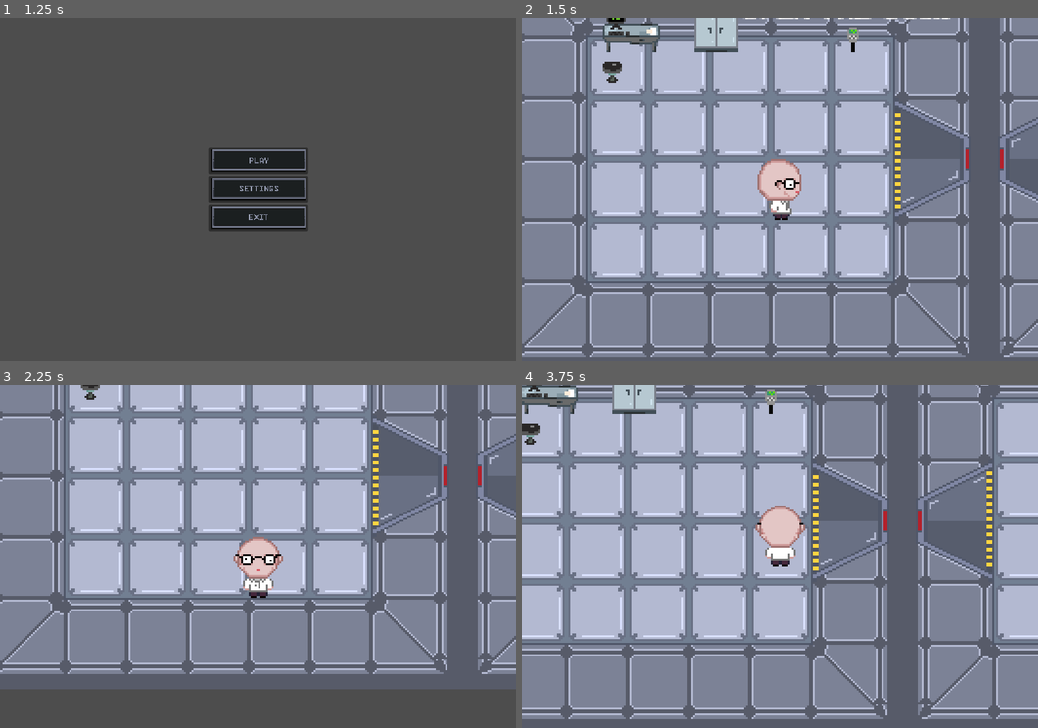
Above: before the commit, frames 1-4 (two rows, left to right).
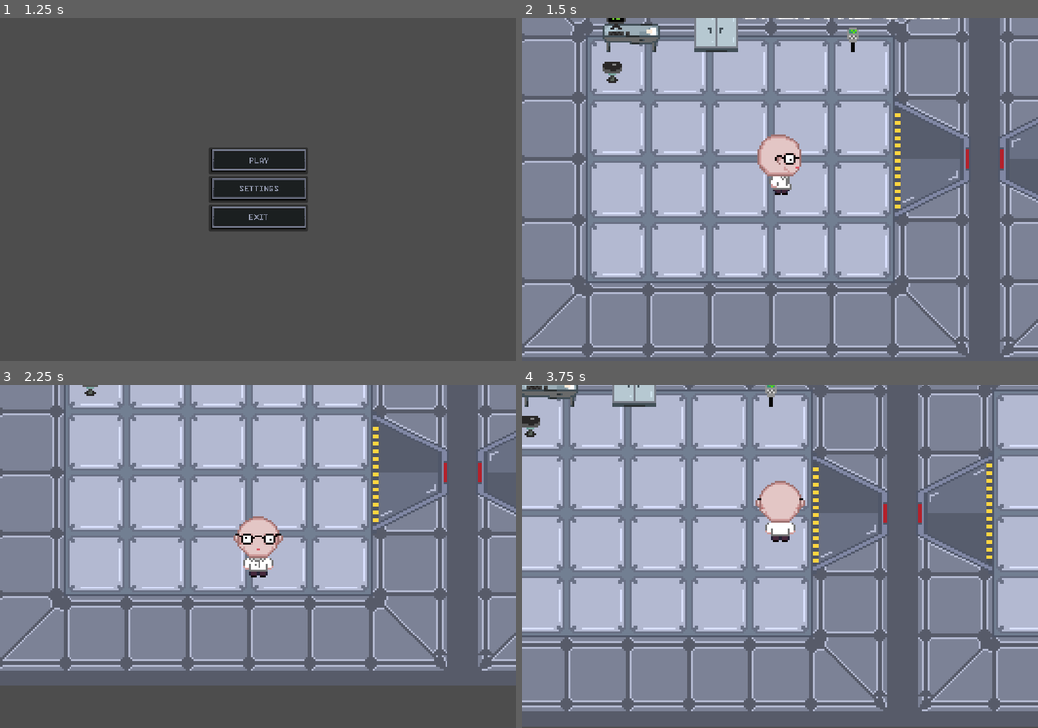
Above: after the commit, the same moments.

Repository: Pi-pol/Tachyon-race
Game: Godot game, scene res://Scenes/title.tscn
Two runs of this game, one before a commit and one after it. Both use one fixed random seed, a clock stepped at 60 frames per second and the inputs below.
Inputs (mouse positions are in pixels of both pictures, inside the frame that each line leads up to):
- Up to frame 1 (1.25 s): tap Enter at 0.5 s; move the mouse to (371, 172) at 0.52 s; hold Right (ui_right) from 0.53 s (still down); click (371, 172) at 0.67 s
- Up to frame 2 (1.5 s): release Right (ui_right) at 1.25 s; click (780, 162) at 1.25 s
- Up to frame 3 (2.25 s): tap Space at 2 s; move the mouse to (154, 573) at 2.02 s; hold Down (ui_down) from 2.03 s (still down)
- Up to frame 4 (3.75 s): move the mouse to (831, 481) at 2.77 s; release Down (ui_down) at 2.78 s; hold Right (ui_right) 2.78-3.53 s; move the mouse to (754, 625) at 3.52 s; hold Up (ui_up) from 3.53 s (still down); click (754, 625) at 3.67 s

Frame 1 is identical in both runs. In frame 2, 1.5% of the frame differs, in the area x 45-55%, y 33-59%; in frame 3, 18%; in frame 4, 27%, in the area x 0-100%, y 0-100%.

Commit message:
fixed colision box

Diff:
--- a/Scenes/player.tscn
+++ b/Scenes/player.tscn
@@ -233,17 +233,17 @@
 transitions = ["Start", "idle", SubResource("AnimationNodeStateMachineTransition_y6k8h"), "idle", "run", SubResource("AnimationNodeStateMachineTransition_iejqx"), "run", "idle", SubResource("AnimationNodeStateMachineTransition_ifwrl")]
 
 [node name="Player" type="CharacterBody2D"]
-position = Vector2(77, 55)
+position = Vector2(113, 58)
 script = ExtResource("1_w5a3e")
-metadata/_edit_group_ = true
 
 [node name="Sprite2D" type="Sprite2D" parent="."]
+position = Vector2(0, -13)
 texture = ExtResource("2_ex3nf")
 hframes = 16
 frame = 4
 
 [node name="CollisionShape2D" type="CollisionShape2D" parent="."]
-position = Vector2(0, 7)
+position = Vector2(0, 3)
 rotation = 1.5708
 shape = SubResource("CapsuleShape2D_r6njw")
 
